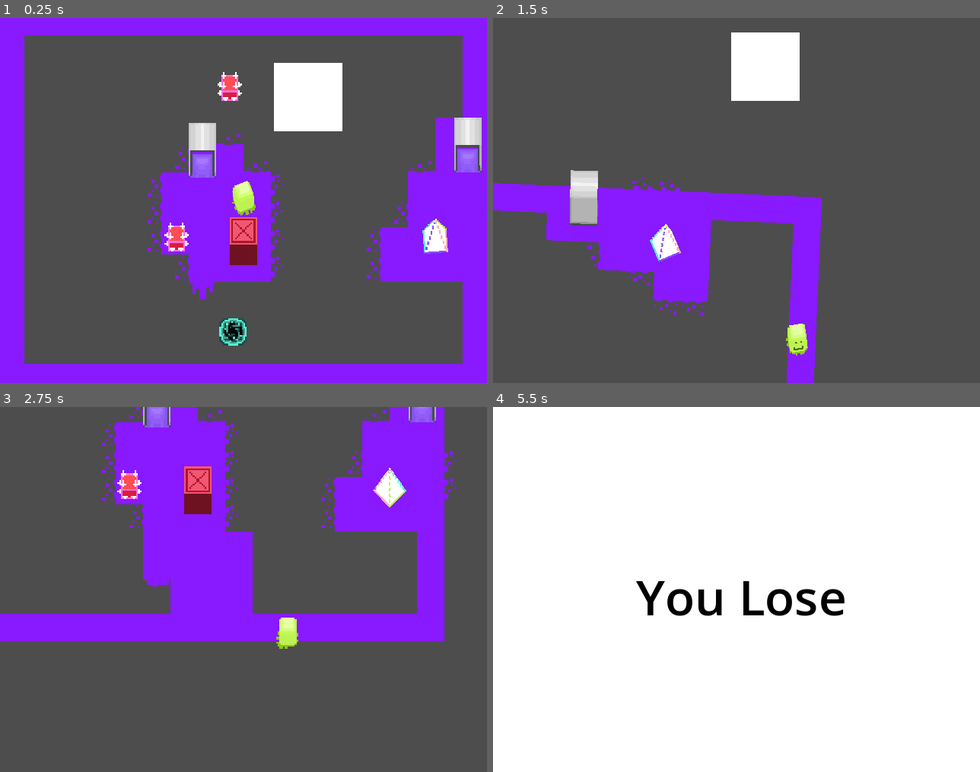
Above: before the commit, frames 1-4 (two rows, left to right).
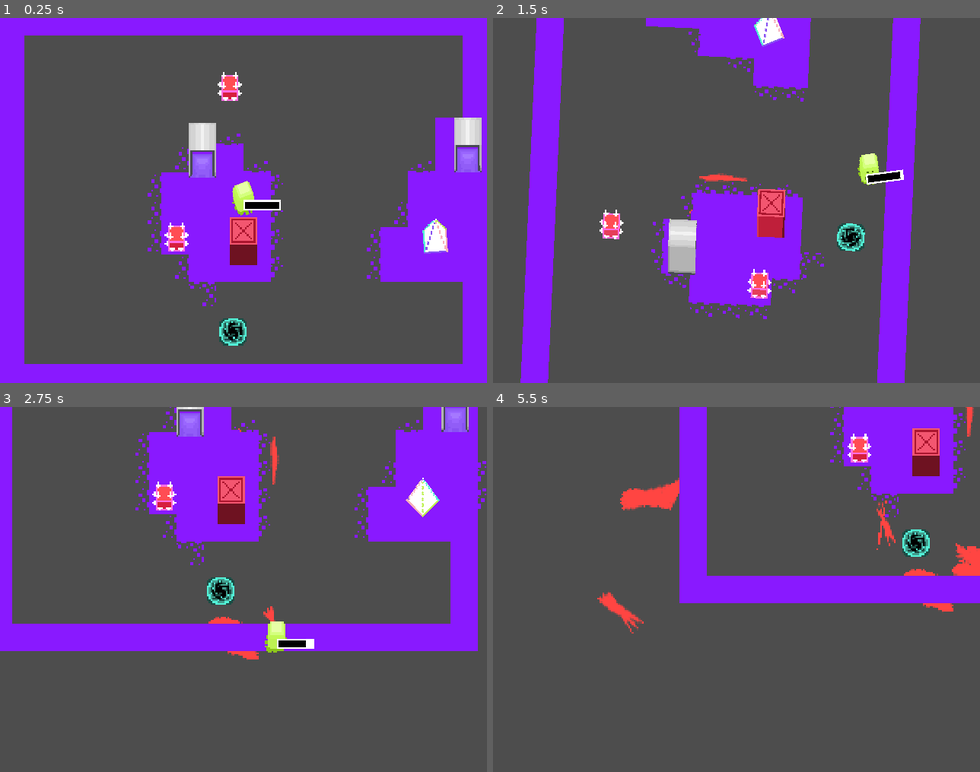
Above: after the commit, the same moments.

Repository: Suikyoo/upcsg-game-jam-2026
Game: Godot game, scene res://scenes/game.tscn
Two runs of this game, one before a commit and one after it. Both use one fixed random seed, a clock stepped at 60 frames per second and the inputs below.
Inputs (mouse positions are in pixels of both pictures, inside the frame that each line leads up to):
- Up to frame 1 (0.25 s): no input
- Up to frame 2 (1.5 s): tap Enter (ui_accept) at 0.5, 0.6, 0.77, 1.07 s; move the mouse to (843, 182) at 0.52 s; hold D (ui_right) 0.53-1.28 s; click (843, 182) at 0.67 s; move the mouse to (639, 218) at 1.27 s; hold S (ui_down) from 1.28 s (still down); tap Q (anti-rotate) at 1.35 s
- Up to frame 3 (2.75 s): tap Enter (ui_accept) at 1.52, 1.55, 1.82, 2.3 s; move the mouse to (292, 509) at 2.02 s; release S (ui_down) at 2.03 s; hold D (ui_right) from 2.03 s (still down); tap E (pro-rotate) at 2.1 s
- Up to frame 4 (5.5 s): move the mouse to (712, 662) at 2.77 s; release D (ui_right) at 2.78 s; hold W (ui_up) 2.78-3.53 s; tap Enter (ui_accept) at 2.85, 3.02, 3.32, 3.77, 3.8, 4.07, 4.52, 4.55, 4.82, 5.1 s; click (712, 662) at 2.92 s; move the mouse to (882, 644) at 3.52 s; hold A (ui_left) 3.53-5.03 s; tap Q (anti-rotate) at 3.6 s; move the mouse to (590, 534) at 4.27 s; tap E (pro-rotate) at 4.35 s; move the mouse to (760, 589) at 5.02 s; hold S (ui_down) from 5.03 s (still down); click (760, 589) at 5.17 s

The runs differ from the first frame. In frame 1, 3.0% of the frame differs, in the area x 38-71%, y 12-79%; in frame 2, 30%; in frame 3, 26%; in frame 4, 100%, in the area x 0-100%, y 0-100%.

Commit message:
basically all good, except polish

Diff:
--- a/global_functs.gd
+++ b/global_functs.gd
@@ -13,6 +13,6 @@
 	if !sprite_stack:
 		return pos
 
-	var player_position := player_node.global_position
+	var player_position := camera_node.global_position
 	var new_pos := Vector2(pos - player_position).rotated(angle)
-	return player_node.position + new_pos
+	return new_pos
--- a/scenes/drip.tscn
+++ b/scenes/drip.tscn
@@ -1,18 +1,13 @@
-[gd_scene load_steps=4 format=3 uid="uid://b3ne1nx2n1as6"]
+[gd_scene load_steps=3 format=3 uid="uid://b3ne1nx2n1as6"]
 
 [ext_resource type="Script" uid="uid://bnuu2070jxrcs" path="res://scripts/drip.gd" id="1_2hjge"]
-[ext_resource type="Script" uid="uid://jebt8et0og6a" path="res://scripts/stack.gd" id="2_1k84v"]
 
 [sub_resource type="CircleShape2D" id="CircleShape2D_2hjge"]
 
 [node name="Drip" type="CharacterBody2D"]
 collision_layer = 4
-collision_mask = 4
+collision_mask = 0
 script = ExtResource("1_2hjge")
 
 [node name="CollisionShape2D" type="CollisionShape2D" parent="."]
 shape = SubResource("CircleShape2D_2hjge")
-
-[node name="SpriteStack" type="Node2D" parent="."]
-script = ExtResource("2_1k84v")
-metadata/_custom_type_script = "uid://jebt8et0og6a"
--- a/scenes/entity.tscn
+++ b/scenes/entity.tscn
@@ -5,7 +5,7 @@
 [ext_resource type="Texture2D" uid="uid://rmvfg7plt0a7" path="res://assets/sprite_stacks/PurpleCar.png" id="3_m0cyi"]
 
 [sub_resource type="RectangleShape2D" id="RectangleShape2D_m0cyi"]
-size = Vector2(16, 7.5)
+size = Vector2(10, 7.5)
 
 [node name="Entity" type="CharacterBody2D"]
 collision_layer = 2
--- a/scenes/game.tscn
+++ b/scenes/game.tscn
@@ -11,8 +11,8 @@
 [ext_resource type="PackedScene" uid="uid://dcuwdh4sjhmrg" path="res://scenes/boundary.tscn" id="10_vtaks"]
 [ext_resource type="PackedScene" uid="uid://ce20buacdi0b2" path="res://scenes/bomb.tscn" id="11_kvpfn"]
 [ext_resource type="PackedScene" uid="uid://bjfvp2c4p6lqs" path="res://scenes/portal.tscn" id="12_dinhu"]
-[ext_resource type="PackedScene" uid="uid://b3ne1nx2n1as6" path="res://scenes/drip.tscn" id="13_kvuet"]
 [ext_resource type="PackedScene" uid="uid://7ao67lu2c3mg" path="res://scenes/wall.tscn" id="13_trtic"]
+[ext_resource type="Texture2D" uid="uid://cnwigu6v3fpid" path="res://assets/splat.png" id="15_ca42v"]
 
 [sub_resource type="TileSetAtlasSource" id="TileSetAtlasSource_trtic"]
 texture = ExtResource("3_trtic")
@@ -57,6 +57,9 @@
 sources/2 = SubResource("TileSetAtlasSource_iywne")
 sources/1 = SubResource("TileSetAtlasSource_trtic")
 
+[sub_resource type="ViewportTexture" id="ViewportTexture_ir15t"]
+viewport_path = NodePath("SubViewport")
+
 [node name="World" type="Node2D"]
 script = ExtResource("1_lnu2h")
 
@@ -72,6 +75,7 @@
 motion_mode = 0
 
 [node name="Camera2D" type="Camera2D" parent="."]
+ignore_rotation = false
 zoom = Vector2(2.25, 2.25)
 limit_enabled = false
 position_smoothing_enabled = true
@@ -90,10 +94,6 @@
 
 [node name="Boundary" parent="." instance=ExtResource("10_vtaks")]
 
-[node name="Drip" parent="." instance=ExtResource("13_kvuet")]
-position = Vector2(-24, 48)
-collision_mask = 0
-
 [node name="Bomb" parent="." instance=ExtResource("11_kvpfn")]
 position = Vector2(-6, 77)
 collision_layer = 4
@@ -108,16 +108,23 @@
 [node name="Portal2" parent="Node2D" instance=ExtResource("12_dinhu")]
 position = Vector2(131, -24)
 
-[node name="ColorRect" type="ColorRect" parent="."]
-offset_left = 18.0
-offset_top = -80.0
-offset_right = 58.0
-offset_bottom = -40.0
-
 [node name="Wall" parent="." instance=ExtResource("13_trtic")]
 position = Vector2(0, 30)
 
+[node name="SubViewport" type="SubViewport" parent="."]
+render_target_clear_mode = 2
+
+[node name="Sprite2D" type="Sprite2D" parent="SubViewport"]
+texture = ExtResource("15_ca42v")
+
+[node name="Canvas" type="TextureRect" parent="."]
+z_index = -5
+offset_left = -245.0
+offset_top = -150.0
+offset_right = 267.0
+offset_bottom = 362.0
+texture = SubResource("ViewportTexture_ir15t")
+
 [connection signal="world_flip" from="." to="Player" method="_on_world_world_flip"]
-[connection signal="world_flip" from="." to="Drip" method="_on_world_world_flip"]
 [connection signal="body_entered" from="Ground" to="Prism" method="_on_ground_body_entered"]
 [connection signal="body_exited" from="Ground" to="Prism" method="_on_ground_body_exited"]
--- /dev/null
+++ b/scenes/health.tscn
@@ -0,0 +1,10 @@
+[gd_scene load_steps=2 format=3 uid="uid://np3ielqssdl2"]
+
+[ext_resource type="Script" uid="uid://tyg2rb856075" path="res://scripts/health.gd" id="1_5e2k1"]
+
+[node name="Health" type="Control"]
+layout_mode = 3
+anchors_preset = 0
+offset_right = 40.0
+offset_bottom = 40.0
+script = ExtResource("1_5e2k1")
--- a/scenes/player.tscn
+++ b/scenes/player.tscn
@@ -1,13 +1,15 @@
-[gd_scene load_steps=4 format=3 uid="uid://dvme3l5h34ek8"]
+[gd_scene load_steps=5 format=3 uid="uid://dvme3l5h34ek8"]
 
 [ext_resource type="PackedScene" uid="uid://bgr4jjasceuqx" path="res://scenes/entity.tscn" id="1_g2els"]
 [ext_resource type="Script" uid="uid://bdyrk5pbibx4h" path="res://scripts/player.gd" id="2_qhqgy"]
 [ext_resource type="Texture2D" uid="uid://d157g7ownvrsq" path="res://assets/green.png" id="3_qhqgy"]
+[ext_resource type="PackedScene" uid="uid://np3ielqssdl2" path="res://scenes/health.tscn" id="4_dqkch"]
 
 [node name="Player" instance=ExtResource("1_g2els")]
 collision_layer = 1
 collision_mask = 2
 script = ExtResource("2_qhqgy")
+health = 20
 
 [node name="CollisionShape2D" parent="." index="0"]
 position = Vector2(0.5, 2)
@@ -17,3 +19,10 @@
 texture = ExtResource("3_qhqgy")
 hframes = 10
 rotation_angle = 1.2
+
+[node name="Health" parent="." index="2" instance=ExtResource("4_dqkch")]
+offset_left = 0.0
+offset_top = 0.0
+offset_right = 34.0
+offset_bottom = 29.0
+outline_color = Color(1, 1, 1, 1)
--- a/scenes/splatter.tscn
+++ b/scenes/splatter.tscn
@@ -1,6 +1,6 @@
 [gd_scene load_steps=3 format=3 uid="uid://c4drujkyqu5e5"]
 
-[ext_resource type="Shader" uid="uid://clnrt0pq7h8pv" path="res://shaders/splatter.gdshader" id="1_bauxg"]
+[ext_resource type="Shader" uid="uid://clnrt0pq7h8pv" path="res://shaders/stack.gdshader" id="1_bauxg"]
 
 [sub_resource type="ShaderMaterial" id="ShaderMaterial_4gf8v"]
 shader = ExtResource("1_bauxg")
--- a/scenes/wall.tscn
+++ b/scenes/wall.tscn
@@ -11,5 +11,6 @@
 position = Vector2(0, 4)
 
 [node name="SpriteStack" parent="." index="1"]
+material = null
 texture = ExtResource("2_e00m8")
 hframes = 13
--- a/scripts/camera_2d.gd
+++ b/scripts/camera_2d.gd
@@ -12,7 +12,7 @@
 
 	global_position = global_position.lerp(player.get_draw_pos(), 0.2)
 
-	#rotation = 0
+	rotation = -get_parent().world_angle
 
 
 func _unhandled_input(event: InputEvent) -> void:
--- /dev/null
+++ b/scripts/canvas.gd
@@ -0,0 +1 @@
+extends Node2D
--- a/scripts/drip.gd
+++ b/scripts/drip.gd
@@ -4,13 +4,14 @@
 # Wherever it moves, it sets the TileMapLayer's cell to a certain tile
 # Specifically, it sets the current tile as a "dripping tile" and its previous paths as "filled tile"
 var prev_cell: Vector2i
+signal new_tile_entered
 
 func fall(delta: float) -> void:
 	fall_velocity = world_gravity * 0.2
 
 func _process(delta: float) -> void:
 	#move the object
-	position += world_gravity * delta * 0.012
+	position += world_gravity * delta * 0.05
 
 	#fetching external objects
 	var map: TileMapLayer = get_node_or_null("/root/World/Ground/TileMapLayer")
@@ -19,18 +20,23 @@
 	#from the object's position, find where on the TileMapLayer's coordinates it belongs.
 	#The TileMapLayer's coordinate is known as a Cell. Note that TileMapLayer is Godot-native
 	#draw_position = GlobalFuncts.world_transform(get_parent().global_position, world_angle)
-	var cell := map.local_to_map(map.to_local($SpriteStack.global_position))
-
+	var cell := map.local_to_map(map.to_local(global_position))
 	#if the object's position has moved to another cell coordinate,
 	#we set the previous one to a filled tile. The current one stays to become a "dripping tile"
-	if cell != prev_cell:
+	#if cell != prev_cell:
 		#iirc, the cell that I used for this is located at source_id = 2, at atlas coords(1, 1)
 		#atlas coords is the tileset coordinates. Different from the TileMapLayer's coordinates.
-		map.set_cell(prev_cell, 2, Vector2(1, 1))
+		#amap.set_cell(prev_cell, 2, Vector2(1, 1))
 		#every time a "filled tile" is set and drawn,
 		#we add it's preconfigured collision to the Ground (Area2D) object
-		ground.add_collision(prev_cell)
+		#ground.add_collision(prev_cell)
+		#prev_cell = cell
+	if cell != prev_cell:
+		ground.add_collision(cell)
 		prev_cell = cell
+		new_tile_entered.emit()
+
+	#map.set_cell(cell, 2, Vector2(1, 1))
 
 
 	#due to godot's fcked up way of doing rotations for tilesets,
@@ -52,6 +58,19 @@
 
 	#at this point, we are setting this current cell coordinate
 	#to render the dripping tile in a certain way(rotated)
-	map.set_cell(cell, 1, Vector2i(0, 0), alt_flag)
+	#map.set_cell(cell, 1, Vector2i(0, 0), alt_flag)
 	#ground.add_collision(cell)
 	#var node: Node2D = $"../Canvas".get_child(0)
+	var sprite: Sprite2D = get_node_or_null("../SubViewport/Sprite2D")
+	if !sprite:
+		return
+
+	var canvas: TextureRect = get_node_or_null("../Canvas")
+
+	sprite.position = global_position - canvas.global_position
+	sprite.rotation += 0.1
+	sprite.scale = Vector2(sin(sprite.rotation * PI/2) * 2, cos(sprite.rotation) * 2)
+	sprite.queue_redraw()
+
+func _on_world_world_flip(angle: float, gravity: Vector2) -> void:
+	super._on_world_world_flip(angle, gravity)
--- a/scripts/entity.gd
+++ b/scripts/entity.gd
@@ -41,7 +41,6 @@
 	external_push(delta)
 
 func _physics_process(delta: float) -> void:
-	#velocity = Vector2.ZERO
 
 	add_velocity(delta)
 	move_and_slide()
--- a/scripts/ground.gd
+++ b/scripts/ground.gd
@@ -63,8 +63,8 @@
 		return
 
 	#rotates the map but not the collisions. (Visual effect only)
-	map.global_position = GlobalFuncts.world_transform(get_parent().global_position, angle)
-	map.rotation = angle
+	#map.global_position = GlobalFuncts.world_transform(get_parent().global_position, angle)
+	#map.rotation = angle
 
 #This is a configuration warning but I don't even think this works
 func _get_configuration_warnings() -> PackedStringArray:
--- /dev/null
+++ b/scripts/health.gd
@@ -0,0 +1,24 @@
+extends Control
+
+@export var max_value: int = 50
+@export var curr_value: int = 50
+@export var outline_color: Color
+@export var fill_color: Color
+
+func _ready() -> void:
+	var container: ColorRect = ColorRect.new()
+	container.color = outline_color
+	container.size.x = max_value + 2
+	container.size.y = 6
+	add_child(container)
+	var bar: ColorRect = ColorRect.new()
+	bar.color = fill_color
+	bar.position = Vector2(1, 1)
+	bar.size = Vector2(curr_value, 4)
+	container.add_child(bar)
+
+func _process(delta: float) -> void:
+	var container: ColorRect = get_child(0)
+	var bar: ColorRect = container.get_child(0)
+	container.size.x = max_value + 2
+	bar.size.x = curr_value
--- a/scripts/player.gd
+++ b/scripts/player.gd
@@ -2,11 +2,19 @@
 
 class_name Player
 
+var drip_scene: PackedScene = load("res://scenes/drip.tscn")
+var current_drip: Entity
+
 const SPEED = 5000.0
+
 var movement: Vector2 = Vector2.ZERO
+var hold: bool = false
+
+@export var health = 20
 
 func _ready() -> void:
-	pass
+	$Health.max_value = health
+	$Health.curr_value = health
 
 #this is mainly used by the Camera2d to get the player's coordinates and track it
 func get_draw_pos() -> Vector2:
@@ -28,13 +36,40 @@
 		if collider is Entity:
 			collider.on_collide(self)
 
+	$Health.rotation = rotate_toward($Health.rotation, -world_angle, 0.2)
 func _move(delta: float) -> void:
+	if Input.is_action_just_pressed("ui_accept"):
+		hold = true
+		current_drip = drip_scene.instantiate()
+
+		current_drip.position = position
+		current_drip.world_gravity = world_gravity
+
+		get_parent().connect("world_flip", Callable(current_drip, "_on_world_world_flip"))
+		current_drip.connect("new_tile_entered", Callable(self, "_drip_on_new_tile_entered"))
+		get_parent().add_child(current_drip)
+
+	elif Input.is_action_just_released("ui_accept"):
+		hold = false
+		if current_drip:
+			current_drip.queue_free()
+		current_drip = null
+
+
+	if hold:
+		return
+
 	var direction = Input.get_vector("ui_left", "ui_right", "ui_up", "ui_down")
 	movement = lerp(movement, direction.rotated(-world_angle) * SPEED * delta, 0.2)
 	var stack: SpriteStack = get_node("SpriteStack")
 	if movement != Vector2.ZERO:
 		stack.rotation_angle = rotate_toward(stack.rotation_angle, movement.angle() + PI, 0.4)
 	velocity += movement
+
+func _process(delta: float) -> void:
+	super._process(delta)
+	if health <= 0:
+		on_death()
 
 func add_velocity(delta: float) -> void:
 	_move(delta)
@@ -43,3 +78,7 @@
 func on_death() -> void:
 	$"/root/World".on_lose()
 	queue_free()
+
+func _drip_on_new_tile_entered():
+	health -= 1
+	$Health.curr_value = health
--- a/scripts/portal.gd
+++ b/scripts/portal.gd
@@ -2,7 +2,6 @@
 
 func on_collide(body: CharacterBody2D):
 	if body is Entity:
-		print(body)
 		var sibling_portal = get_parent().get_children().filter(func(e): return e!=self)[0]
 		body.set_global_position(sibling_portal.global_position)
 
--- a/scripts/stack.gd
+++ b/scripts/stack.gd
@@ -34,6 +34,7 @@
 		sprite.rotation = rotation_angle
 		sprite.frame = i
 		sprite.position.y = -i * vertical_gap
+		sprite.set_use_parent_material(true)
 		add_child(sprite)
 
 func _ready() -> void:
@@ -47,9 +48,11 @@
 
 	var angle: float = world_node.get("world_angle")
 
-	if angle != 0:
-		global_position = GlobalFuncts.world_transform(get_parent().global_position, angle)
+	var player: Player = get_node_or_null("/root/World/Player")
 
+	#if angle != 0:
+		#global_position = GlobalFuncts.world_transform(get_parent().global_position, angle)
+	global_rotation = -angle
 	rotate_stack(angle + rotation_angle)
 
 func rotate_stack(angle: float):
--- a/shaders/splatter.gdshader
+++ b/shaders/stack.gdshader
@@ -1,9 +1,20 @@
 shader_type canvas_item;
 
-uniform sampler2D texture;
+uniform vec2 player_pos;
+uniform vec2 pos;
+uniform float angle;
 
 void vertex() {
+	vec2 diff = pos - player_pos;
 
+	float cos_angle = cos(angle);
+	float sin_angle = sin(angle);
+	mat2 rot_matrix = mat2(vec2(cos_angle, -sin_angle), vec2(sin_angle, cos_angle));
+	diff *= rot_matrix;
+	//diff += player_pos;
+	//diff -= pos;
+
+	VERTEX += diff;
 
 	// Called for every vertex the material is visible on.
 }
Not shown: 1 places in scenes/game.tscn that only renumber resources
Not shown, added: scripts/canvas.gd.uid
Not shown, added: scripts/health.gd.uid
Renamed: shaders/splatter.gdshader.uid -> shaders/stack.gdshader.uid
